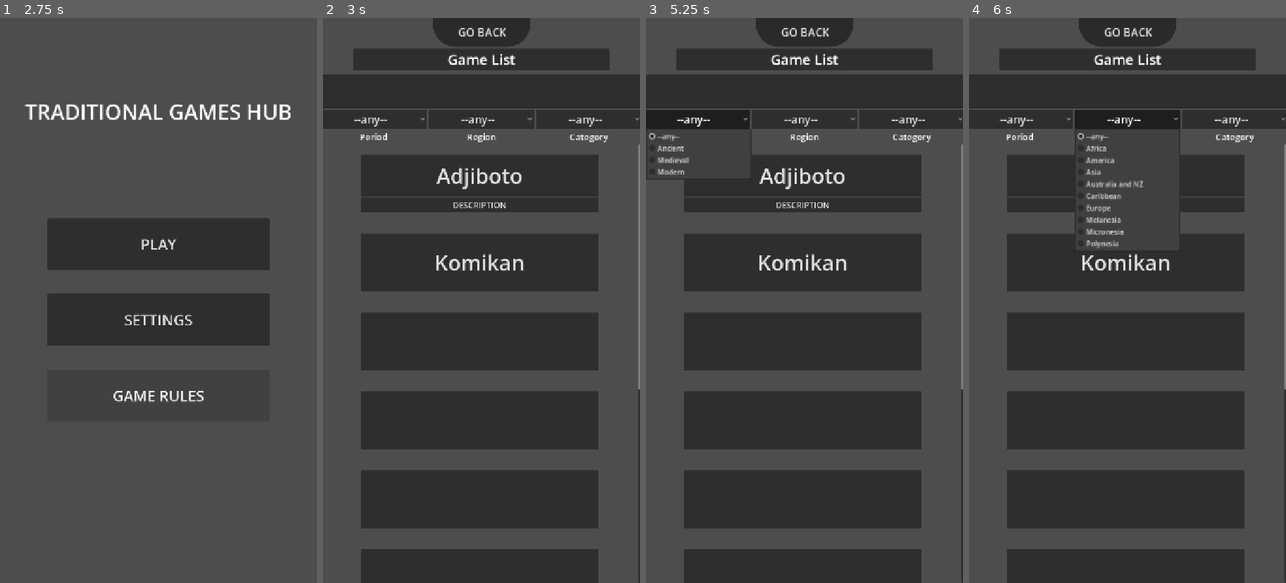
Above: before the commit, frames 1-4 (left to right).
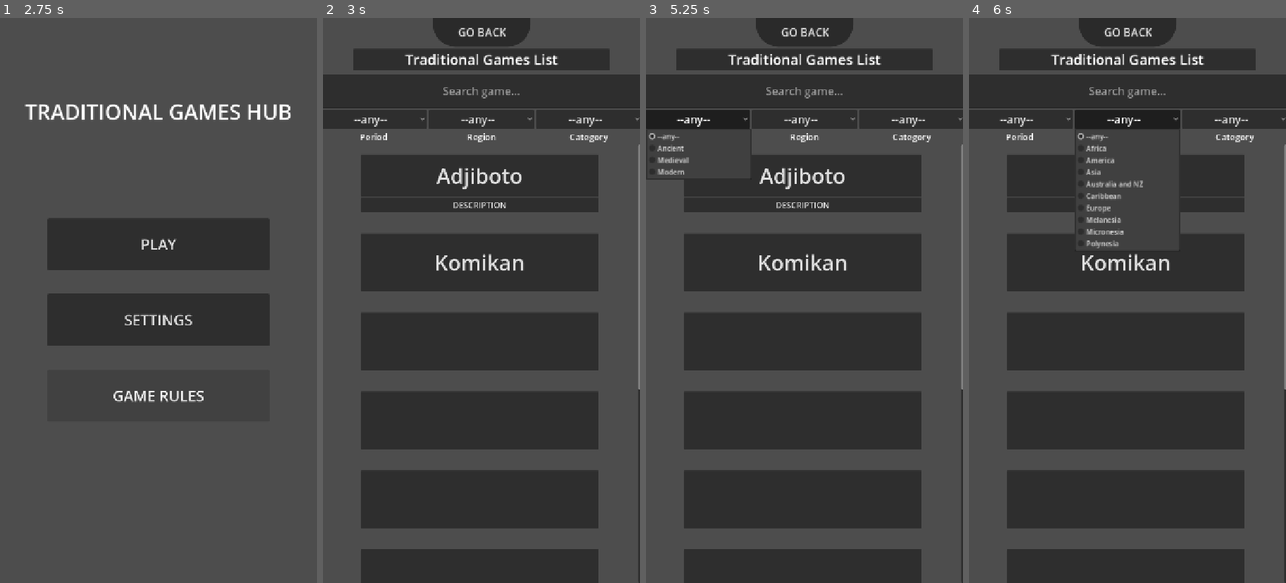
Above: after the commit, the same moments.

Repository: LeYohan-rgb/trad-games-hub
Game: Godot game, scene res://Scenes/starting_screen.tscn
The game is run twice, just before and just after one commit, with the same random seed, the same clock (stepped at 60 frames per second) and the same inputs. The engine's default icon, where the game draws it, is replaced by a stand-in: a white triangle on a blue panel in a dark square.
Inputs:
- Up to frame 1 (2.75 s): click "SETTINGS" at 0.5 s; click "GO BACK" at 1.25 s; click "GAME RULES" at 2 s
- Up to frame 2 (3 s): click "PLAY" at 2.75 s
- Up to frame 3 (5.25 s): click "GO BACK" at 3.5 s; click "PLAY" at 4.25 s; click "--any--" at 5 s
- Up to frame 4 (6 s): click "--any--" at 5.75 s

Frame 1 is identical in both runs. In frame 2, 0.7% of the frame differs, in the area x 25-75%, y 6-15%; in frame 3, 0.7%; in frame 4, 0.7%.

Commit message:
Fixing a bug where the search bar does not sort games by their categories

Diff:
--- a/Scenes/game_selector.tscn
+++ b/Scenes/game_selector.tscn
@@ -67,7 +67,7 @@
 grow_horizontal = 2
 grow_vertical = 2
 theme_override_font_sizes/font_size = 32
-text = "Game List"
+text = "Traditional Games List"
 horizontal_alignment = 1
 vertical_alignment = 1
 
@@ -76,16 +76,20 @@
 size_flags_vertical = 3
 size_flags_stretch_ratio = 1.25
 
-[node name="LineEdit" type="LineEdit" parent="VBoxContainer" unique_id=1143961981]
+[node name="game_search_bar" type="LineEdit" parent="VBoxContainer" unique_id=1143961981]
 layout_mode = 2
 size_flags_vertical = 3
 size_flags_stretch_ratio = 2.0
+theme_override_font_sizes/font_size = 25
+placeholder_text = "Search game..."
+alignment = 1
+max_length = 15
 
 [node name="HBoxContainer" type="HBoxContainer" parent="VBoxContainer" unique_id=1754253320]
 layout_mode = 2
 size_flags_vertical = 3
 
-[node name="OptionButton" type="OptionButton" parent="VBoxContainer/HBoxContainer" unique_id=1627774746]
+[node name="period_sort_btn" type="OptionButton" parent="VBoxContainer/HBoxContainer" unique_id=1627774746]
 layout_mode = 2
 size_flags_horizontal = 3
 theme_override_font_sizes/font_size = 25
@@ -101,7 +105,7 @@
 popup/item_3/text = "Modern"
 popup/item_3/id = 3
 
-[node name="OptionButton2" type="OptionButton" parent="VBoxContainer/HBoxContainer" unique_id=801891095]
+[node name="region_sort_btn" type="OptionButton" parent="VBoxContainer/HBoxContainer" unique_id=801891095]
 layout_mode = 2
 size_flags_horizontal = 3
 theme_override_font_sizes/font_size = 25
@@ -129,7 +133,7 @@
 popup/item_9/text = "Polynesia"
 popup/item_9/id = 9
 
-[node name="OptionButton3" type="OptionButton" parent="VBoxContainer/HBoxContainer" unique_id=1769908041]
+[node name="category_sort_btn" type="OptionButton" parent="VBoxContainer/HBoxContainer" unique_id=1769908041]
 layout_mode = 2
 size_flags_horizontal = 3
 theme_override_font_sizes/font_size = 25
@@ -205,7 +209,7 @@
 offset_transform_enabled = true
 offset_transform_scale = Vector2(0.75, 0.75)
 
-[node name="Button" type="Button" parent="ScrollContainer/display_list/adjiboto_container" unique_id=808887748]
+[node name="Adjiboto_btn" type="Button" parent="ScrollContainer/display_list/adjiboto_container" unique_id=808887748]
 layout_mode = 2
 size_flags_vertical = 3
 offset_transform_enabled = true
@@ -355,7 +359,11 @@
 autowrap_mode = 2
 
 [connection signal="pressed" from="Control/Control/go_back_btn" to="." method="_on_go_back_btn_pressed"]
-[connection signal="pressed" from="ScrollContainer/display_list/adjiboto_container/Button" to="." method="_on_button_pressed"]
+[connection signal="text_changed" from="VBoxContainer/game_search_bar" to="." method="_on_game_search_bar_text_changed"]
+[connection signal="item_selected" from="VBoxContainer/HBoxContainer/period_sort_btn" to="." method="_on_period_sort_btn_item_selected"]
+[connection signal="item_selected" from="VBoxContainer/HBoxContainer/region_sort_btn" to="." method="_on_region_sort_btn_item_selected"]
+[connection signal="item_selected" from="VBoxContainer/HBoxContainer/category_sort_btn" to="." method="_on_category_sort_btn_item_selected"]
+[connection signal="pressed" from="ScrollContainer/display_list/adjiboto_container/Adjiboto_btn" to="." method="_on_button_pressed"]
 [connection signal="pressed" from="ScrollContainer/display_list/adjiboto_container/adjiboto_desc" to="." method="_on_adjiboto_desc_pressed"]
 [connection signal="pressed" from="desc_box/Panel2/HBoxContainer/game_rules_btn" to="." method="_on_game_rules_btn_pressed"]
 [connection signal="pressed" from="desc_box/Panel2/HBoxContainer/history_btn" to="." method="_on_history_btn_pressed"]
--- a/Scenes/settings.tscn
+++ b/Scenes/settings.tscn
@@ -73,6 +73,7 @@
 theme_override_font_sizes/font_size = 36
 placeholder_text = "Player 1"
 alignment = 1
+max_length = 10
 
 [node name="HBoxContainer2" type="HBoxContainer" parent="VBoxContainer" unique_id=991119284]
 layout_mode = 2
--- a/Scripts/Global.gd
+++ b/Scripts/Global.gd
@@ -6,9 +6,52 @@
 var players :Array[String] = []
 var is_debugging : bool = false #ORIGIANL PROPORTION WAS 720 X 1280
 
+var list_of_available_games = [
+	"Adjiboto"
+]
+
+var game_dictionary : Dictionary = {
+	"Adjiboto" : {
+		"period": ["Modern"],
+		"region": ["America"],
+		"category": ["Board", "Sow"],
+	},
+}
+
+var period_index : Dictionary = {
+	1: "Ancient",
+	2: "Medieval",
+	3: "Modern"
+}
+
+var region_index : Dictionary = {
+	1: "Africa",
+	2: "America",
+	3: "Asia",
+	4: "Australia and NZ",
+	5: "Caribbean",
+	6: "Europe",
+	7: "Melanesia",
+	8: "Micronesia",
+	9: "Polynesia"
+}
+
+var category_index : Dictionary = {
+	1: "Board",
+	2: "Hunt",
+	3: "Race",
+	4: "Sow",
+	5: "Space",
+	6: "War",
+	7: "Math",
+	8: "Puzzle",
+	9: "Reconstruction"
+}
+
 var game_names : Dictionary = {
 	1: "Adjiboto",
 }
+
 var game_rules : Dictionary = {
 	1: "It is played on a 2x5 board with 10 stones in each hole. Each player has a store called boto at their right hand and five corresponding holes in front of them.
 
--- a/Scripts/game_selector.gd
+++ b/Scripts/game_selector.gd
@@ -3,10 +3,20 @@
 var is_showing_desc : bool = false
 var game_showing : int = 0
 @onready var desc_box = $desc_box
-@onready var display_list = $ScrollContainer/display_list
+@onready var display_list = $ScrollContainer
 @onready var text_lbl = $desc_box/Panel2/text_container/ScrollContainer/text_lbl
+@onready var search_section = $VBoxContainer
 @onready var title_lbl = $Control/Control2/Label
 @onready var game_image = $desc_box/image_panel
+
+#INDEXES
+var period_index = 0
+var region_index = 0
+var category_index = 0
+
+@onready var game_buttons = {
+	"Adjiboto" : $ScrollContainer/display_list/adjiboto_container,
+}
 # Called when the node enters the scene tree for the first time.
 func _ready() -> void:
 	unshow_desc_box()
@@ -37,15 +47,17 @@
 	title_lbl.text = Global.game_names[game_shown]
 	is_showing_desc = true
 	display_list.hide()
+	search_section.hide()
 	desc_box.show()
 
 	game_image.icon = load("res://Graphics/game_rules_images/"+Global.game_names[game_shown]+".png")
 	text_lbl.text = Global.game_rules[game_shown]
 
 func unshow_desc_box():
-	title_lbl.text = "Game List"
+	title_lbl.text = "Traditional Games List"
 	is_showing_desc = false
 	display_list.show()
+	search_section.show()
 	desc_box.hide()
 
 
@@ -57,3 +69,58 @@
 func _on_game_rules_btn_pressed() -> void:
 	game_image.icon = load("res://Graphics/game_rules_images/"+Global.game_names[game_showing]+".png")
 	text_lbl.text = Global.game_rules[game_showing]
+
+
+func _on_game_search_bar_text_changed(new_text: String) -> void:
+	for game in Global.list_of_available_games:
+		if game.to_lower().contains(new_text.to_lower()):
+			game_buttons[game].show()
+		else:
+			game_buttons[game].hide()
+
+func _on_period_sort_btn_item_selected(index: int) -> void:
+	period_index = index
+	sort_everything()
+
+func sort_everything():
+
+	for game in Global.list_of_available_games:
+		game_buttons[game].show()
+
+	#PERIOD
+	if period_index == 0:
+		pass
+	else:
+		for game in Global.list_of_available_games:
+			if Global.period_index[period_index] in Global.game_dictionary[game]["period"]:
+				game_buttons[game].show()
+			else:
+				game_buttons[game].hide()
+
+	#REGION
+	if region_index == 0:
+		pass
+	else:
+		for game in Global.list_of_available_games:
+			if Global.region_index[region_index] in Global.game_dictionary[game]["region"]:
+				game_buttons[game].show()
+			else:
+				game_buttons[game].hide()
+
+	#CATEGORY
+	if category_index == 0:
+		pass
+	else:
+		for game in Global.list_of_available_games:
+			if Global.category_index[category_index] in Global.game_dictionary[game]["category"]:
+				game_buttons[game].show()
+			else:
+				game_buttons[game].hide()
+
+func _on_region_sort_btn_item_selected(index: int) -> void:
+	region_index = index
+	sort_everything()
+
+func _on_category_sort_btn_item_selected(index: int) -> void:
+	category_index = index
+	sort_everything()
